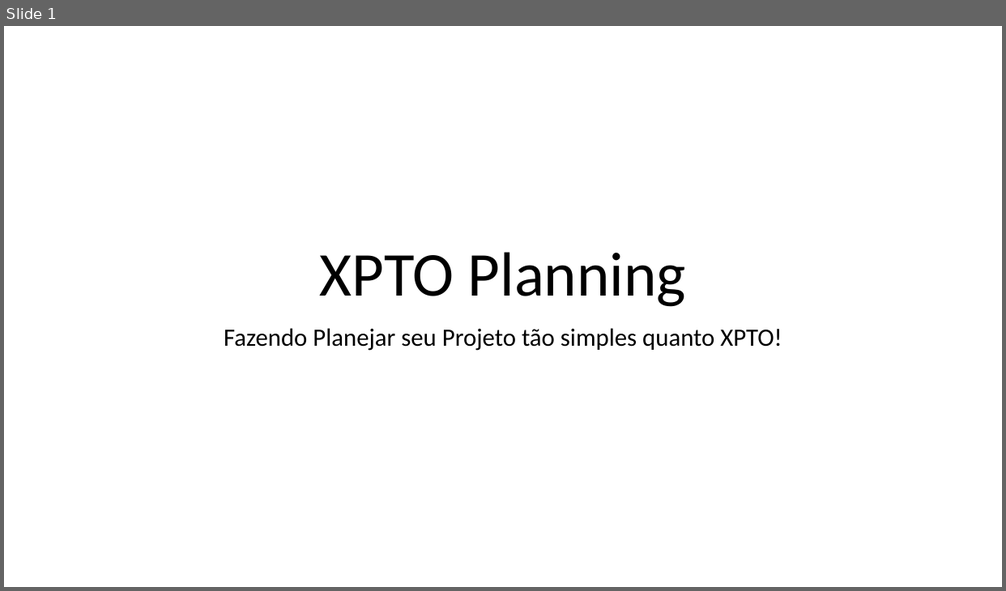
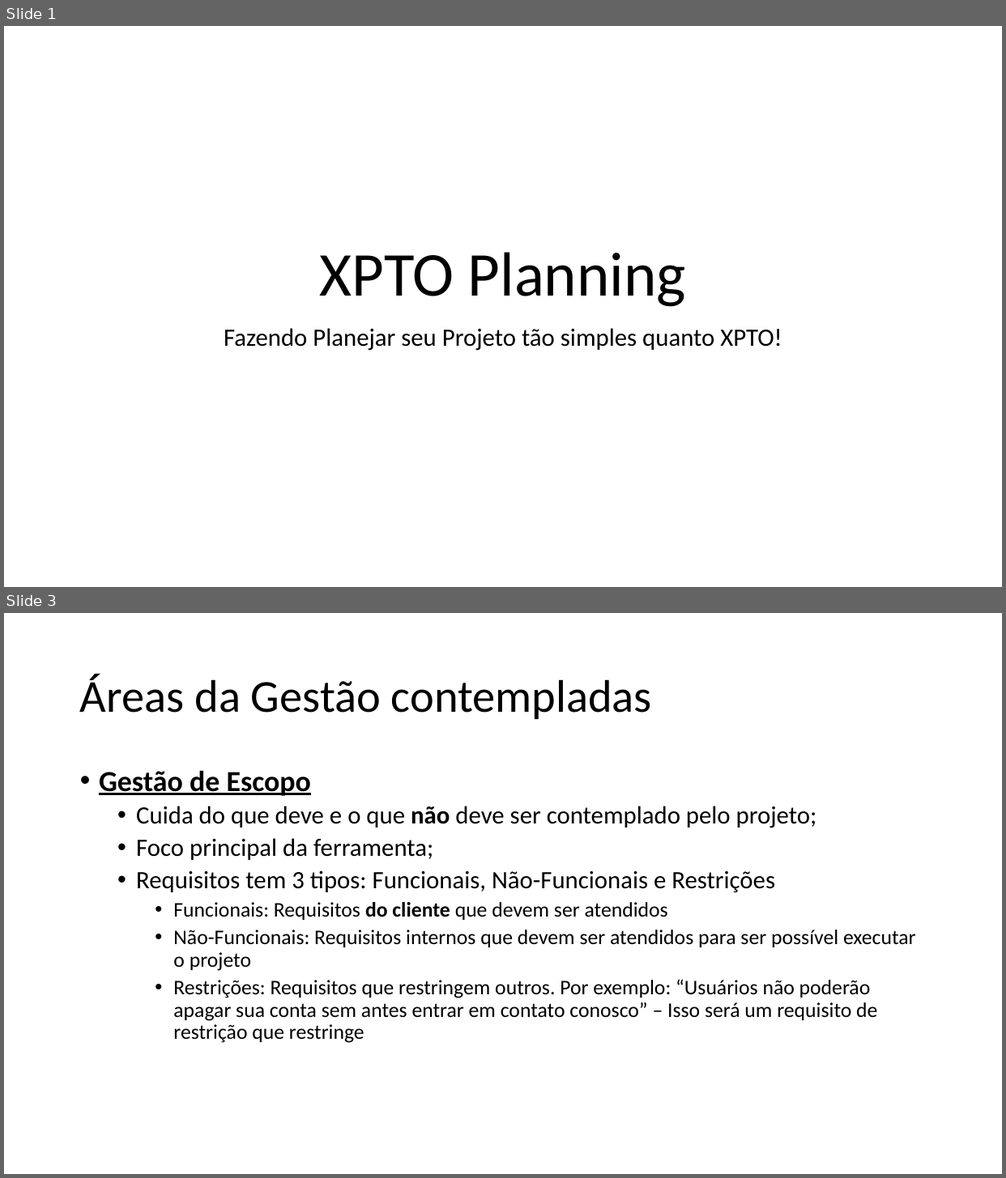
Before and after one commit to g0dkar/talpi, a slide deck: XPTO Planning.pptx. Shown one above the other, each under a label of ours: slide 1 before the commit, slides 1 and 3 after it; the slides between them are not shown. The pictures are 1006x591 and 1006x1178 pixels, drawn with LibreOffice and Linux fonts; fonts in the diff are those of the drawing. Boxes give left, top, right and bottom in pixels: in the first picture for what was removed or moved away, otherwise in the second. Text is boxed around its words. In the diff, an @@ line names an element or a change of style, - is before the commit and + after.

```diff
--- a/XPTO Planning.pptx
+++ b/XPTO Planning.pptx
@@ slide 3 added at bbox=[4, 613, 1002, 1174], background #FFFFFF @@
@@ title added at bbox=[80, 674, 652, 719], 44 pt, text #000000 @@
+Áreas da Gestão contempladas
@@ text added at bbox=[99, 770, 916, 1043], 20 pt, text #000000 @@
+• Gestão de Escopo
+  • Cuida do que deve e o que não deve ser contemplado pelo projeto;
+  • Foco principal da ferramenta;
+  • Requisitos tem 3 tipos: Funcionais, Não-Funcionais e Restrições
+    • Funcionais: Requisitos do cliente que devem ser atendidos
+    • Não-Funcionais: Requisitos internos que devem ser atendidos para ser possível executar o projeto
+    • Restrições: Requisitos que restringem outros. Por exemplo: “Usuários não poderão apagar sua conta sem antes entrar em contato conosco” – Isso será um requisito de restrição que restringe
```
Also in this commit, not shown: 9 other slides added, 1 slide removed.
